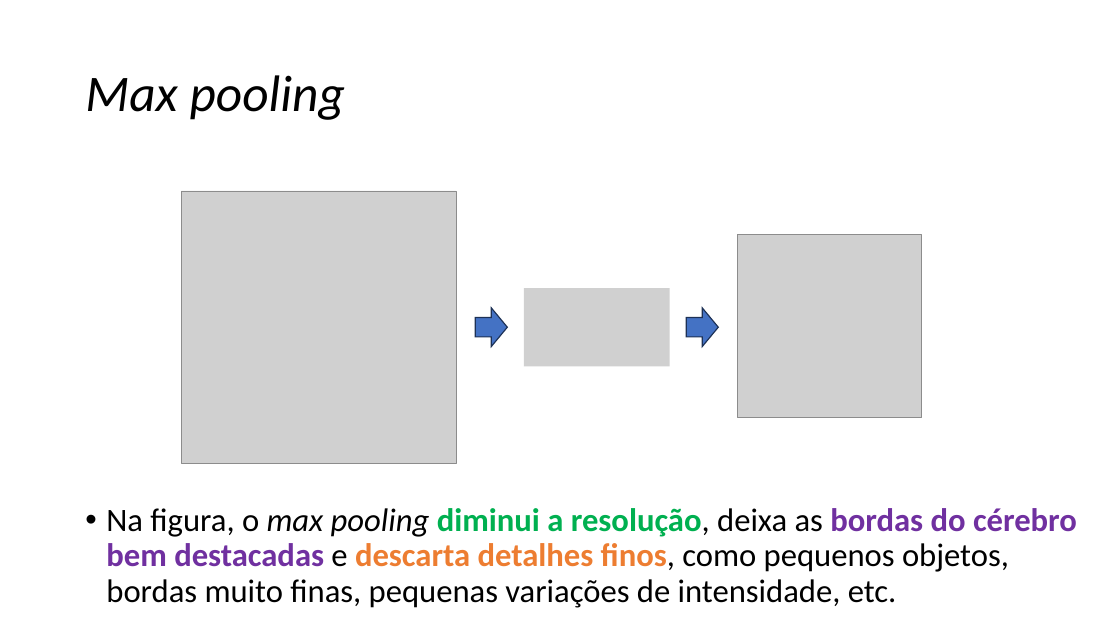
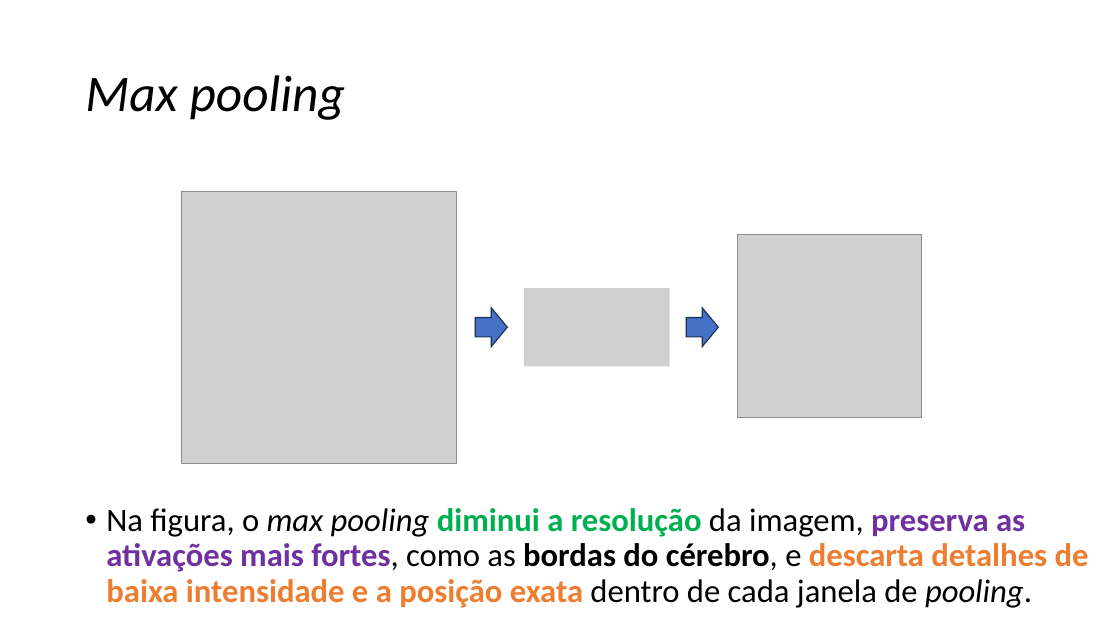
Before and after one commit to zz4fap/c24_inteligencia_artificial, a slide deck: slide 53 of slides/C24_CNN.pptx. Drawn at 1120x630 pixels with LibreOffice and Linux fonts; fonts in the diff are those of the drawing; grey boxes stand for pictures. Boxes give left, top, right and bottom in pixels: in the first picture for what was removed or moved away, otherwise in the second. Text is boxed around its words. In the diff, an @@ line names an element or a change of style, - is before the commit and + after.

```diff
--- a/slides/C24_CNN.pptx
+++ b/slides/C24_CNN.pptx
@@ text at <box>106,508,1089,608</box>: text changed; bold on @@
-• Na figura, o max pooling diminui a resolução, deixa as bordas do cérebro bem destacadas e descarta detalhes finos, como pequenos objetos, bordas muito finas, pequenas variações de intensidade, etc.
+• Na figura, o max pooling diminui a resolução da imagem, preserva as ativações mais fortes, como as bordas do cérebro, e descarta detalhes de baixa intensidade e a posição exata dentro de cada janela de pooling.
```
Also in this commit, not shown: 15 other slides changed.
